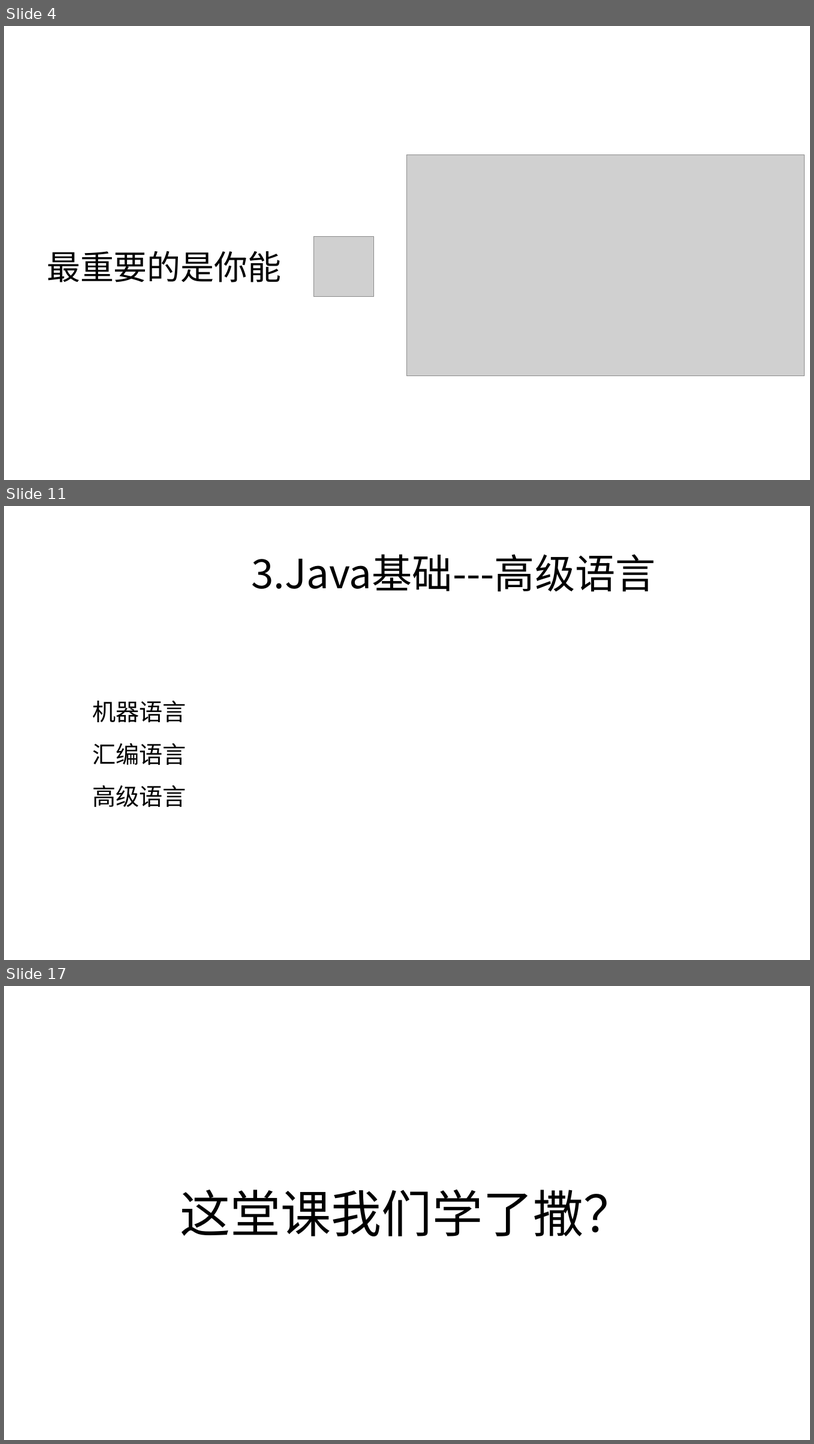
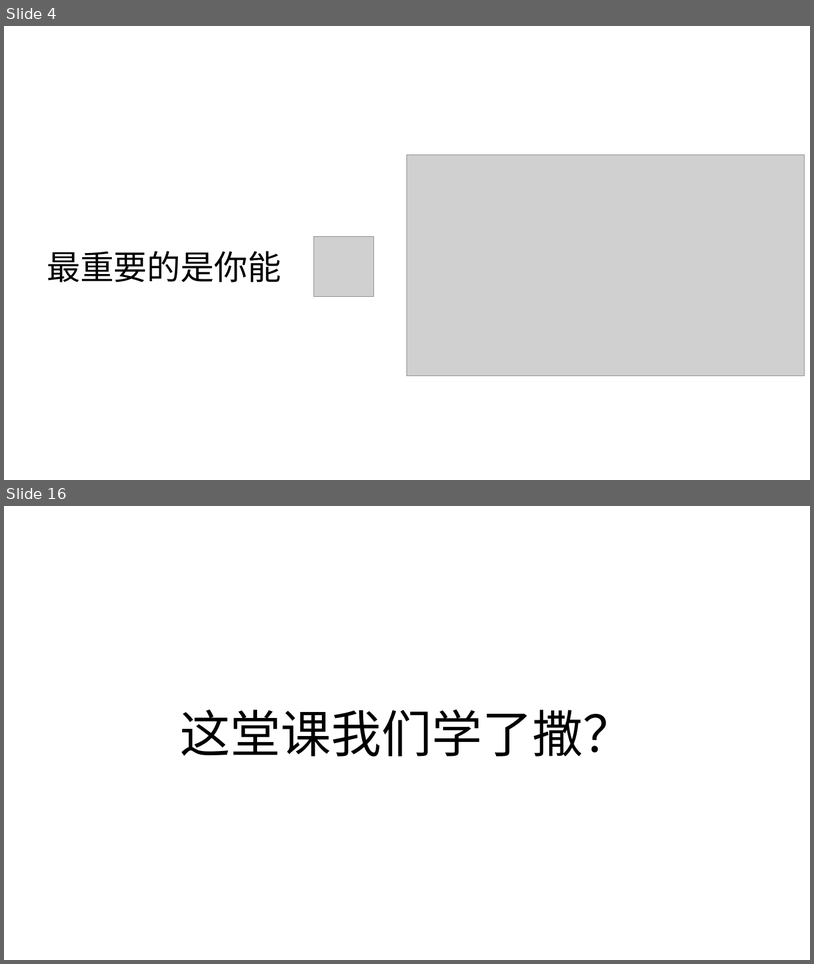
Before and after one commit to zjyesir/hmc_java_1, a slide deck: 1.1绪论.pptx. Shown one above the other, each under a label of ours: slides 4, 11 and 17 before the commit, slides 4 and 16 after it; the slides between them are not shown. The pictures are 814x1444 and 814x964 pixels, drawn with LibreOffice and Linux fonts; fonts in the diff are those of the drawing; grey boxes stand for pictures; background and template pictures are left out. Boxes give left, top, right and bottom in pixels: in the first picture for what was removed or moved away, otherwise in the second. Text is boxed around its words. In the diff, an @@ line names an element or a change of style, - is before the commit and + after.

```diff
--- a/1.1绪论.pptx
+++ b/1.1绪论.pptx
@@ slide 11 removed at box(4, 506, 810, 960), background picture (left out) @@
@@ text removed at box(251, 554, 656, 592) @@
-3.Java基础---高级语言
@@ text removed at box(92, 700, 186, 807) @@
-机器语言
-汇编语言
-高级语言
@@ what was slide 17 is now slide 16 @@
```
Also in this commit, not shown: 7 slides changed, 4 slides added, 4 other slides removed.
